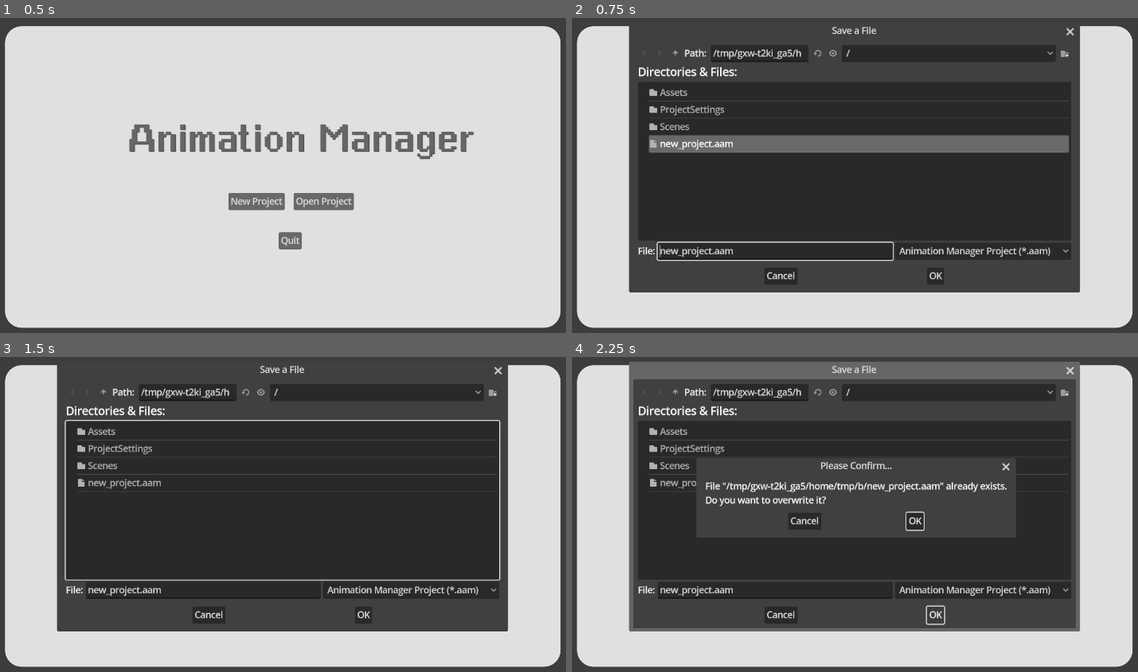
Above: before the commit, frames 1-4 (two rows, left to right).
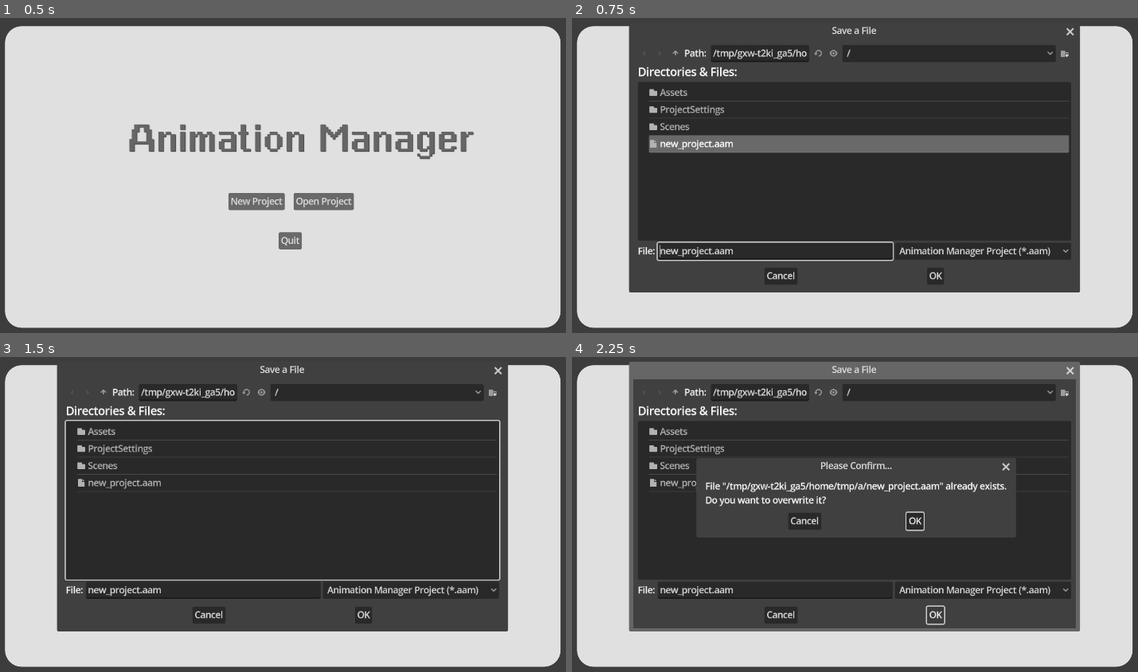
Above: after the commit, the same moments.

Repository: JohnMGilbert/GodotAnimationManager
Game: Godot game, scene res://Scenes/MainMenu.tscn
Two runs of this game, one before a commit and one after it. Both use one fixed random seed, a clock stepped at 60 frames per second and the inputs below.
Inputs:
- Up to frame 1 (0.5 s): no input
- Up to frame 2 (0.75 s): click "New Project" at 0.5 s
- Up to frame 3 (1.5 s): click "New Project" at 1.25 s
- Up to frame 4 (2.25 s): click "OK" at 2 s

Frame 1 is identical in both runs. In frame 2, less than 0.1% of the frame differs, in the area x 40-50%, y 10-14%; in frame 3, less than 0.1%; in frame 4, 0.3%, in the area x 40-77%, y 10-43%.

Commit message:
Tried to fix recursion error
Works now but currently throws errors on export

Diff:
--- a/ProjectSettings/Autoload/ProjectModel.gd
+++ b/ProjectSettings/Autoload/ProjectModel.gd
@@ -231,24 +231,25 @@
 	# seq_rows: Array[Array[String]] of relative sprite paths
 	var current_name: String = data.get("current_animation", "")
 	if current_name == "":
-		push_warning("ProjectModel.set_sequences_from_builder: no current animation selected.")
+		# No current animation yet; nothing to update
 		return
 
-	# Update the current animation in the animations dict
-	var anim: Dictionary = get_animation(current_name)
-	if anim.is_empty():
-		anim = {"name": current_name}
-
+	# Ensure animations dictionary exists
+	if not data.has("animations") or not (data["animations"] is Dictionary):
+		data["animations"] = {}
+
+	# Get or create animation entry
+	var anim: Dictionary = data["animations"].get(current_name, {"name": current_name})
 	anim["sequences"] = seq_rows
-	set_animation(current_name, anim)  # updates data + emits signals
-
-	# Mirror into legacy data["animation"] block for export_animation() compatibility
+	data["animations"][current_name] = anim
+
+	# OPTIONAL: keep legacy block in sync for older code paths
 	if not data.has("animation") or not (data["animation"] is Dictionary):
 		data["animation"] = {}
 	data["animation"]["sequences"] = seq_rows
 
+	# IMPORTANT: do NOT call set_animation() here (no signals)
 	save()
-
 
 func set_export_repo(path: String) -> void:
 	export_repo_path = path
@@ -277,24 +278,30 @@
 		push_error("ProjectModel.export_animation: no export repo path set.")
 		return ERR_NO_REPO
 
-	if not data.has("animation"):
-		push_error("ProjectModel.export_animation: no 'animation' block in data.")
-		return ERR_NO_SEQUENCES
-
-	var anim_block = data["animation"]
-	if not (anim_block is Dictionary) or not anim_block.has("sequences"):
-		push_error("ProjectModel.export_animation: no 'sequences' in animation block.")
-		return ERR_NO_SEQUENCES
-
-	var sequences: Array = anim_block["sequences"]
+	var current_name: String = data.get("current_animation", "")
+	if current_name == "":
+		push_error("ProjectModel.export_animation: no current animation selected.")
+		return ERR_NO_SEQUENCES
+
+	var anim: Dictionary = get_animation(current_name)
+	if anim.is_empty():
+		push_error("ProjectModel.export_animation: current animation '%s' has no data." % current_name)
+		return ERR_NO_SEQUENCES
+
+	if not anim.has("sequences"):
+		push_error("ProjectModel.export_animation: animation '%s' has no 'sequences' field." % current_name)
+		return ERR_NO_SEQUENCES
+
+	var sequences: Array = anim["sequences"]
 	if sequences.is_empty():
-		push_error("ProjectModel.export_animation: sequences array is empty.")
+		push_error("ProjectModel.export_animation: sequences array is empty for '%s'." % current_name)
 		return ERR_NO_SEQUENCES
 
 	# 2) Decide export layout under the game repo
 	var repo_root := export_repo_path.rstrip("/")  # absolute dir
-	# Use the builder project folder name as animation name
-	var anim_name := project_dir.get_file()  # e.g., "GoblinWalkProject"
+
+	# Use the animation name as the export name (not the project folder name)
+	var anim_name := current_name
 
 	var frames_rel_dir := "art/sprites/%s" % anim_name
 	var frames_abs_dir := repo_root.path_join(frames_rel_dir)
@@ -314,7 +321,7 @@
 		return ERR_MANIFEST_FAILED
 
 	# 4) Copy all referenced sprite files into frames_abs_dir
-	var copied: Dictionary = {}  # src_abs -> dst_filename (to avoid duplicate copies)
+	var copied: Dictionary = {}  # src_abs -> dst_filename
 	var sequences_filenames: Array = []  # Array[Array[String]] of filenames only
 
 	for seq in sequences:
@@ -328,7 +335,6 @@
 			var dst_abs := frames_abs_dir.path_join(file_name)
 
 			if not copied.has(src_abs):
-				# Copy if not already done
 				var copy_err := DirAccess.copy_absolute(src_abs, dst_abs)
 				if copy_err != OK:
 					push_error("export_animation: failed to copy %s -> %s (err %d)" % [src_abs, dst_abs, copy_err])
@@ -336,18 +342,19 @@
 				copied[src_abs] = file_name
 
 			seq_names.append(file_name)
+
 		if not seq_names.is_empty():
 			sequences_filenames.append(seq_names)
 
 	if sequences_filenames.is_empty():
-		push_error("export_animation: no usable frames after processing sequences.")
+		push_error("export_animation: no usable frames after processing sequences for '%s'." % current_name)
 		return ERR_NO_SEQUENCES
 
 	# 5) Write a simple JSON manifest
 	var manifest: Dictionary = {
 		"name": anim_name,
-		"frames_dir": frames_rel_dir,          # e.g., "art/sprites/GoblinWalkProject"
-		"sequences": sequences_filenames      # e.g., [["idle_1.png", "idle_2.png"], ["run_1.png", ...]]
+		"frames_dir": frames_rel_dir,
+		"sequences": sequences_filenames
 	}
 
 	var file := FileAccess.open(manifest_abs_path, FileAccess.WRITE)
@@ -359,6 +366,6 @@
 	file.store_string(json_str)
 	file.close()
 
-	print("Exported animation manifest to: ", manifest_abs_path)
+	print("Exported animation '%s' manifest to: %s" % [anim_name, manifest_abs_path])
 	print("Frames directory: ", frames_abs_dir)
 	return OK
--- a/Scenes/BuilderOverlay.gd
+++ b/Scenes/BuilderOverlay.gd
@@ -68,6 +68,10 @@
 # -------------------------------------------------------
 
 func _on_sequences_changed(seqs: Array) -> void:
+	# If nothing is selected yet, don't try to save
+	if _current_animation_name == "":
+		return
+
 	ProjectModel.set_sequences_from_builder(seqs)
 
 
@@ -94,7 +98,7 @@
 		return
 
 	# Collect updated timeline data
-	var anim_data := _timeline.build_animation_data()
+	var anim_data = _timeline.build_animation_data()
 
 	# Save to project model
 	ProjectModel.set_animation(_current_animation_name, anim_data)
--- a/Scenes/BuilderView.gd
+++ b/Scenes/BuilderView.gd
@@ -198,11 +198,11 @@
 		row_idx += 1
 
 	queue_redraw()
-	# Optionally emit, in case other UI listens to this
-	_emit_sequences()
+	# DO NOT call _emit_sequences() here
 
 func build_animation_data() -> Dictionary:
-	# BuilderOverlay uses this when the user presses Save
+	# Called by workspace when saving/exporting.
+	# Packs the current grid into a simple animation dictionary.
 	return {
 		"sequences": get_row_sequences()
 	}
--- a/Scenes/MainMenu.gd
+++ b/Scenes/MainMenu.gd
@@ -124,8 +124,8 @@
 		return
 
 	# Close any open modal to avoid blocking the scene change
-	if is_instance_valid($CenterContainer/Panel/MarginContainer/VBoxContainer/NoticeDialog) and $CenterContainer/Panel/MarginContainer/VBoxContainer/NoticeDialog.visible:
-		$CenterContainer/Panel/MarginContainer/VBoxContainer/NoticeDialog.hide()
+	if is_instance_valid(%NoticeDialog) and %NoticeDialog.visible:
+		%NoticeDialog.hide()
 
 	# Change to workspace
 	var scene_err := get_tree().change_scene_to_file("res://Scenes/workspace.tscn")
--- a/Scenes/workspace.gd
+++ b/Scenes/workspace.gd
@@ -45,7 +45,7 @@
 @onready var btn_builder_settings: TextureButton = %Btn_BuilderSettings
 @onready var settings_window: Window = %SettingsWindow
 
-@onready var le_repo_path: LineEdit = %LineEdit_RepoPath
+#@onready var le_repo_path: LineEdit = %LineEdit_RepoPath # Change this one
 @onready var le_anim_name: LineEdit = %LineEdit_AnimName
 
 @onready var rb_json: CheckBox = %CheckBox
@@ -262,12 +262,11 @@
 	# Save repo path (even if empty)
 	export_repo_path = repo_path
 
-	# Apply to grid
 	if builder_view:
 		builder_view.cell_size = grid_cell_size
 		builder_view._update_grid_dims()
 		builder_view.queue_redraw()
-		builder_view._emit_sequences()
+		# No _emit_sequences() here
 
 	# Apply to preview
 	preview_fps = preview_fps_new
@@ -419,7 +418,7 @@
 	var frames := SpriteFrames.new()
 	var anim_name := "preview"
 	frames.add_animation(anim_name)
-	frames.set_animation_speed(anim_name, 8.0)  # tweak FPS as you like
+	frames.set_animation_speed(anim_name, preview_fps)  # or 8.0
 	frames.set_animation_loop(anim_name, true)
 
 	for rel in first_seq:
@@ -430,8 +429,8 @@
 	preview_sprite.sprite_frames = frames
 	preview_sprite.animation = anim_name
 	preview_sprite.play()
-
-	ProjectModel.set_sequences_from_builder(sequences)
+	# IMPORTANT: do NOT call ProjectModel.set_sequences_from_builder(sequences) here
+
 
 func _texture_from_sprite_rel(rel: String) -> Texture2D:
 	var abs: String = ProjectModel.project_dir.path_join(rel)
@@ -442,18 +441,62 @@
 	return ImageTexture.create_from_image(img)
 
 func _on_export_pressed() -> void:
-	# Ensure the repo path is in ProjectModel (if you track it in workspace)
-	if export_repo_path != "":
-		ProjectModel.set_export_repo(export_repo_path)
-
-	var err := ProjectModel.export_animation()
-	if err != OK:
-		var msg := "Export failed (code %d)." % err
+	# --- 1) Ensure repo path is set ---
+	var repo := export_repo_path
+
+	if repo == "":
+		var msg := "Export failed: Please set a Godot project folder (repo path) in Settings before exporting."
 		_notify(msg)
 		if lbl_export_status:
 			lbl_export_status.text = msg
+		return
+
+	# Persist into ProjectModel
+	ProjectModel.set_export_repo(repo)
+
+	# --- 2) Determine animation name ---
+	var anim_name = ProjectModel.data.get("current_animation", "")
+	if anim_name == "":
+		if le_anim_name:
+			anim_name = le_anim_name.text.strip_edges()
+		if anim_name == "":
+			anim_name = "default"
+
+	# --- 3) Build animation data from the grid (BuilderView) ---
+	if builder_view == null:
+		var msg2 := "Export failed: BuilderView is missing."
+		_notify(msg2)
+		if lbl_export_status:
+			lbl_export_status.text = msg2
+		return
+
+	# BuilderView.gd must have:
+	# func build_animation_data() -> Dictionary:
+	#     return {"sequences": get_row_sequences()}
+	var anim_data = builder_view.build_animation_data()
+	anim_data["name"] = anim_name
+
+	# If there are literally no frames, fail early with a clear message
+	var seqs: Array = anim_data.get("sequences", [])
+	if seqs.is_empty():
+		var msg3 := "Export failed: current grid has no sequences/frames to export."
+		_notify(msg3)
+		if lbl_export_status:
+			lbl_export_status.text = msg3
+		return
+
+	# --- 4) Update ProjectModel with this animation and mark it current ---
+	ProjectModel.set_animation(anim_name, anim_data)
+
+	# --- 5) Run the exporter ---
+	var err := ProjectModel.export_animation()
+	if err != OK:
+		var msg4 := "Export failed (code %d)." % err
+		_notify(msg4)
+		if lbl_export_status:
+			lbl_export_status.text = msg4
 	else:
-		var msg := "Export complete."
-		_notify(msg)
+		var msg_ok := "Export complete."
+		_notify(msg_ok)
 		if lbl_export_status:
-			lbl_export_status.text = msg
+			lbl_export_status.text = msg_ok
--- a/Scenes/workspace.tscn
+++ b/Scenes/workspace.tscn
@@ -184,6 +184,7 @@
 layout_mode = 2
 
 [node name="LineEdit_GameRepoPath" type="LineEdit" parent="MarginContainer/RootVBox/VS_Main_Assets/HS_Edit_Sidebar/VS_Preview_Inspector/InspectorPanel/InspectorTabs/Export/MarginContainer/Export_Root/Section_Destination/HBoxContainer"]
+unique_name_in_owner = true
 layout_mode = 2
 
 [node name="Btn_ChangeRepo" type="Button" parent="MarginContainer/RootVBox/VS_Main_Assets/HS_Edit_Sidebar/VS_Preview_Inspector/InspectorPanel/InspectorTabs/Export/MarginContainer/Export_Root/Section_Destination/HBoxContainer"]
Binary file removed: Assets/sprites/Mario_walk_2_1.png
Not shown, added: Assets/sprites/Mario_walk_2_2.png.import
Binary file removed: Assets/sprites/Mario_walk_3_1.png
Binary file added: Assets/sprites/mario_walk_1_1_1.png
Not shown, added: Assets/sprites/mario_walk_1_1_1.png.import
Binary file added: Assets/sprites/mario_walk_1_4.png
Not shown, added: Assets/sprites/mario_walk_1_4.png.import
Binary file added: Assets/sprites/mario_walk_1_5.png
Not shown, added: Assets/sprites/mario_walk_1_5.png.import
Not shown, added: Assets/sprites/mario_walk_1_6.png.import
Not shown, added: Assets/sprites/mario_walk_1_7.png.import
Not shown, added: Assets/sprites/mario_walk_1_8.png.import
(and 16 more such lines)
